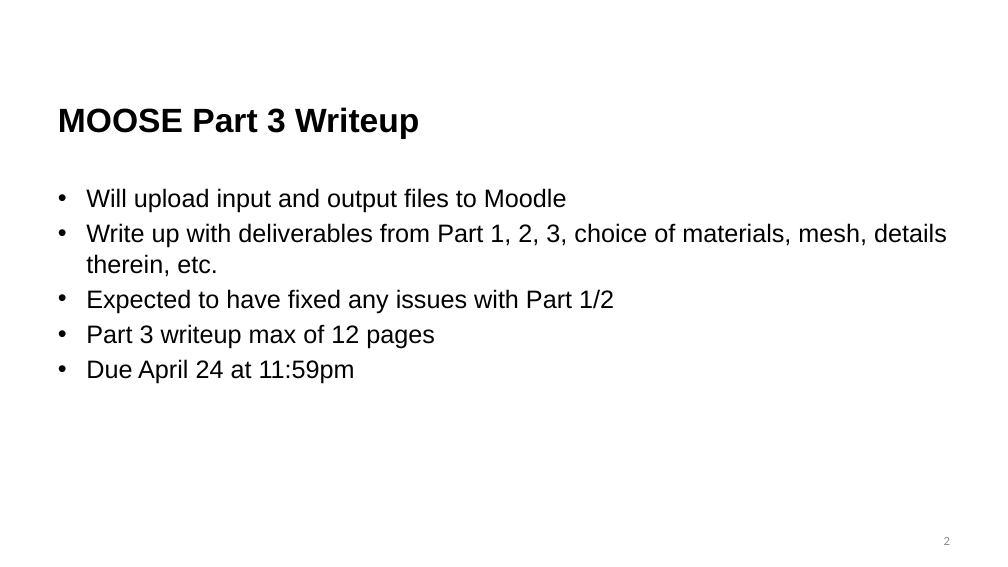
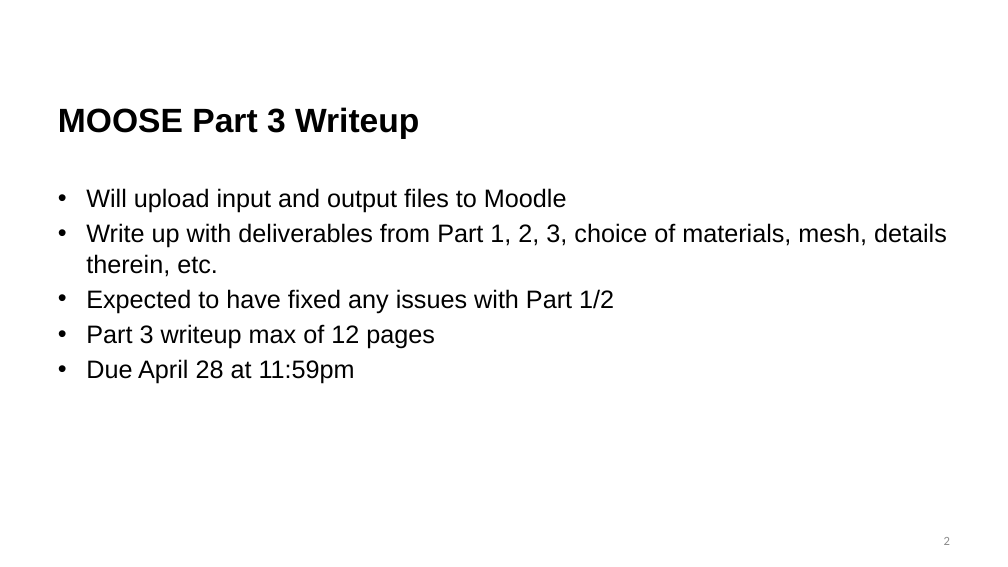
Before and after one commit to benbeeler/TEACHING, a slide deck: slide 2 of Nuclear_Fuel_Performance/NE533_Spring2026/MOOSE/Part3.pptx. Drawn at 1008x567 pixels with LibreOffice and Linux fonts; fonts in the diff are those of the drawing; background and template pictures are left out. Boxes give left, top, right and bottom in pixels: in the first picture for what was removed or moved away, otherwise in the second. Text is boxed around its words. In the diff, an @@ line names an element or a change of style, - is before the commit and + after.

```diff
--- a/Nuclear_Fuel_Performance/NE533_Spring2026/MOOSE/Part3.pptx
+++ b/Nuclear_Fuel_Performance/NE533_Spring2026/MOOSE/Part3.pptx
@@ text at [86, 359, 355, 384]: text changed @@
-• Due April 24 at 11:59pm
+• Due April 28 at 11:59pm
```
Also in this commit, not shown: 1 other slide changed, 17 other files.
